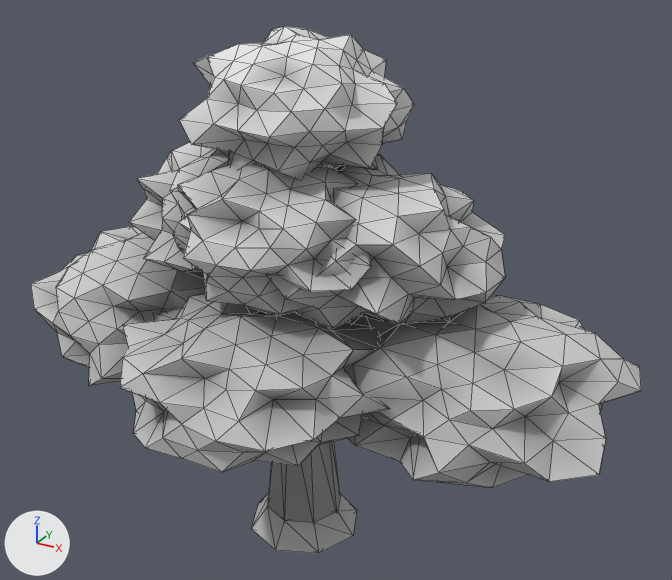
The glTF model assets/models/kyoto/plants/momiji_b.glb: old version first, new version second.
The view is the same before and after, from a 50 mm camera at (6.9, -10.85, 10.17) aimed at (0.64, 0.53, 4.48). The axes (+X, +Y, +Z) are drawn at lower left. The lights are the same throughout. The picture after the commit comes second. Mesh edges are drawn as thin lines. Vertices at exactly the same position are counted once.

Names of what the first picture shows: 'Maple_Crown', 'Maple_Trunk'.
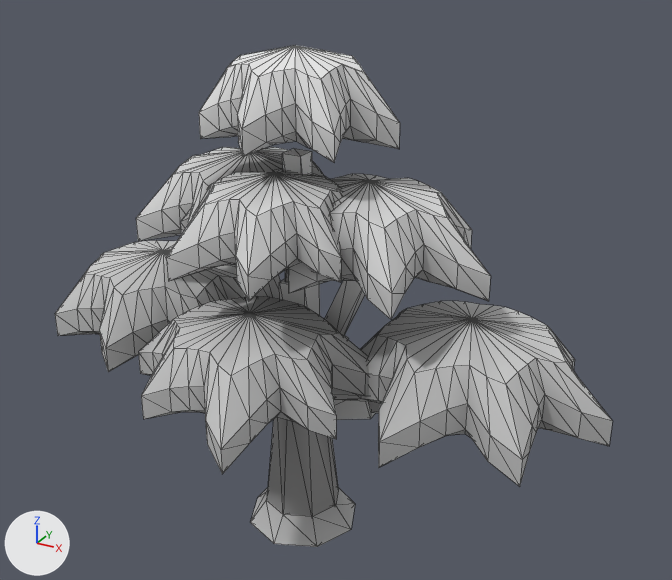
Where the change shows, as pixel boxes (x1, y1, x2, y2) in the pictures (672 x 580 px):
'Maple_Crown', reshaped (9% narrower): before (31, 26, 641, 488); after (55, 45, 612, 486)
part 1 of me_maple_crown, rebuilt: before (31, 227, 205, 386); after (55, 240, 256, 372)
part 2 of me_maple_crown, rebuilt: before (346, 295, 641, 488); after (334, 301, 612, 486)
part 3 of me_maple_crown, rebuilt (14% narrower): before (120, 293, 390, 472); after (138, 296, 369, 474)
part 4 of me_maple_crown, rebuilt: before (129, 142, 229, 271); after (136, 147, 324, 241)
part 5 of me_maple_crown, rebuilt: before (266, 154, 506, 328); after (288, 174, 491, 319)
part 6 of me_maple_crown, rebuilt (11% narrower, 12% shorter): before (172, 161, 371, 314); after (166, 168, 343, 302)
part 7 of me_maple_crown, rebuilt (14% narrower, 24% shorter): before (179, 26, 414, 180); after (199, 45, 400, 162)

The change, as a list of edits to the scene's bpy script:
```text
Change me_maple_crown:
    used by ob_maple_crown; location = (0.0, 0.0, 0.0)
    remove me_maple_crown.from_pydata(...)  # 1134 vertices, 2240 faces; spans x -5.17..5.17, y -2.67..2.67, z 2.25..8.28
    add me_maple_crown.from_pydata(...)  # 994 vertices, 1960 faces; spans x -4.88..4.88, y -2.56..2.56, z 2.78..8.05
    me_maple_crown part 1: the loose piece of 162 vertices spanning x -5.17..-0.37, y -1.54..2.67, z 2.26..4.74 is rebuilt with 142 vertices and now spans x -4.88..-0.69, y -1.12..2.49, z 2.91..4.43
    me_maple_crown part 2: the loose piece of 162 vertices spanning x 0.44..5.17, y -1.22..2.67, z 2.25..4.67 is rebuilt with 142 vertices and now spans x 0.83..4.88, y -1.12..2.56, z 2.78..4.34
    me_maple_crown part 3: the loose piece of 162 vertices spanning x -2.1..2.25, y -2.67..1.13, z 2.49..4.72 is rebuilt with 142 vertices and now spans x -2.05..1.66, y -2.56..0.88, z 3.0..4.45
    me_maple_crown part 4: the loose piece of 162 vertices spanning x -2.78..0.97, y -0.95..2.61, z 4.41..6.59 is rebuilt with 142 vertices and now spans x -2.71..0.76, y -0.74..2.43, z 4.93..6.35
    me_maple_crown part 5: the loose piece of 162 vertices spanning x -0.78..3.17, y -1.31..2.3, z 4.29..6.48 is rebuilt with 142 vertices and now spans x -0.69..3.06, y -0.84..2.31, z 4.81..6.25
    me_maple_crown part 6: the loose piece of 162 vertices spanning x -1.64..1.9, y -1.77..1.31, z 4.55..6.64 is rebuilt with 142 vertices and now spans x -1.63..1.36, y -1.58..1.2, z 5.04..6.41
    me_maple_crown part 7: the loose piece of 162 vertices spanning x -1.68..1.7, y -1.09..2.15, z 6.1..8.28 is rebuilt with 142 vertices and now spans x -1.62..1.43, y -0.7..2.09, z 6.62..8.05
```
